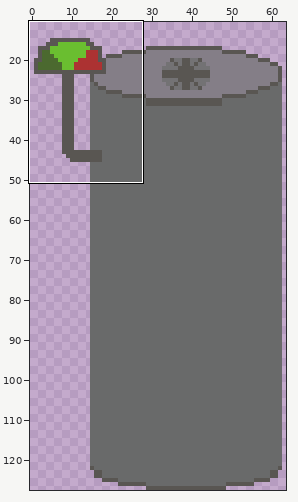
Pixel-art file -- assets/img/soda/SodaDream.aseprite. The first picture is a wide view before the edit; the outline marks the close-up.
Close-up. As it was:
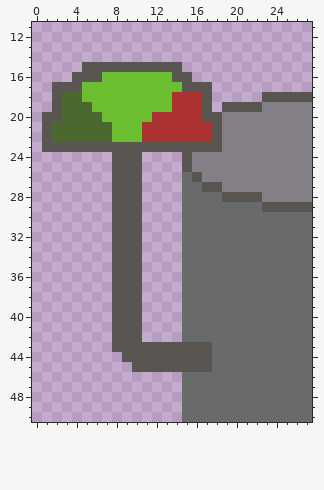
64x128 pixels, 1 frame. Shown: x 0..27, y 11..50. The wide view leaves out empty margins.
The same view after the edit:
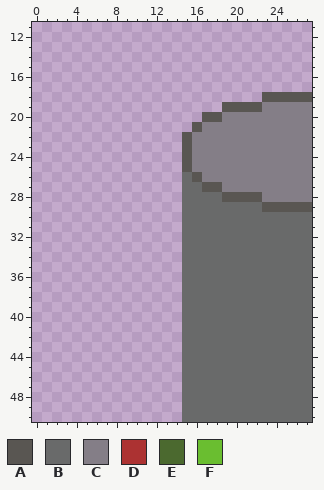
Palette (. is transparent): A #595652  B #696a6a  C #847e87  D #ac3232  E #4b692f  F #6abe30
Author's note on the commit: Add graphics for soda dream and rotate logic for pressure gauge
Edits made:
Layer "Layer 3":
y 15: x 5..14 AAAAAAAAAA -> ..........
y 16: x 4..15 AAAFFFFFFFAA -> ............
y 17: x 2..17 AAAFFFFFFFFFFAAA -> ................
y 18: x 2..17 AEEFFFFFFFFFDDDA -> ................
y 19: x 2..17 AEEEFFFFFFFFDDDA -> ................
y 20: x 1..16 AAEEEEFFFFFDDDDD -> ................
y 21: x 1..18 AEEEEEEFFFDDDDDDDA -> ...............ACC
y 22: x 1..18 AEEEEEEFFFDDDDDDDA -> ..............ACCC
y 23: x 1..14 AAAAAAAAAAAAAA -> ..............; x 16..18 AAA -> CCC
y 24..42: x 8..10 AAA -> ...
y 43: x 8..17 AAAAAAAAAA -> .......BBB
y 44: x 9..17 AAAAAAAAA -> ......BBB
y 45: x 10..17 AAAAAAAA -> .....BBB
Boxes around the changes in both close-ups, in picture pixels (x1, y1, x2, y2):
changed: (42, 62, 222, 372)
